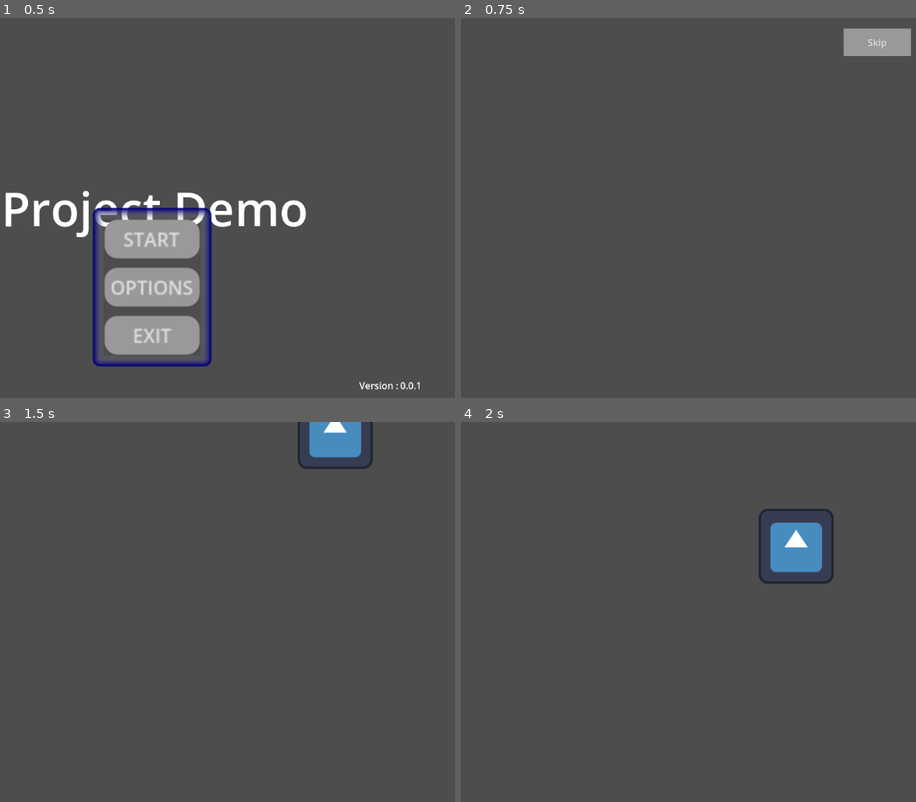
Above: before the commit, frames 1-4 (two rows, left to right).
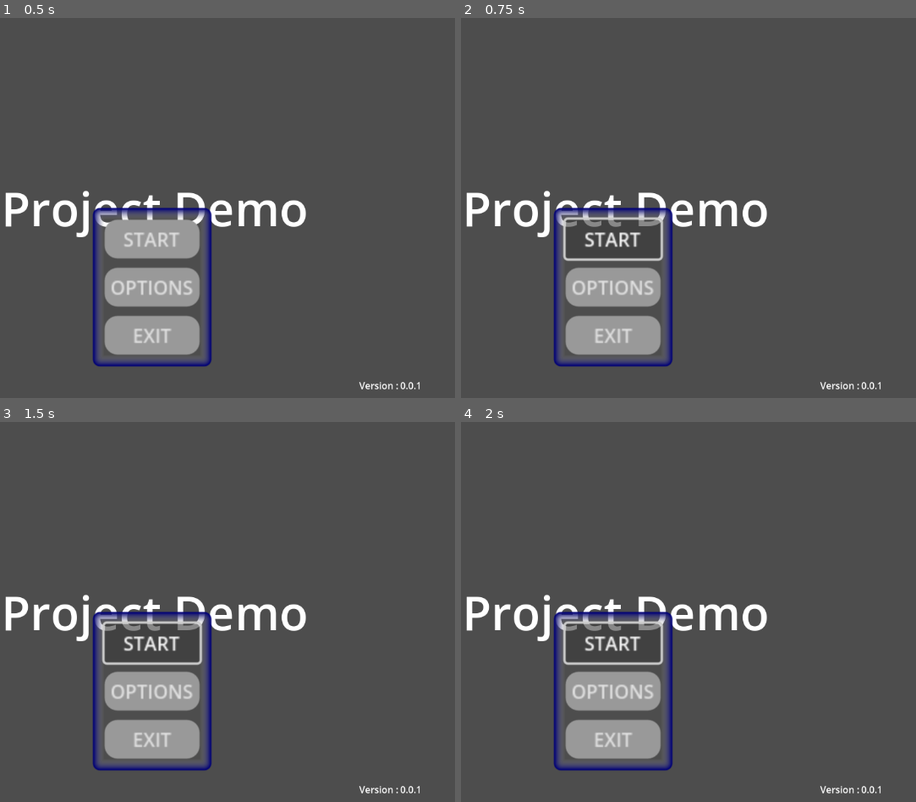
Above: after the commit, the same moments.

Repository: nakamura85/ProjectDemo_V0.0.1
Game: Godot game, scene res://Scenes/mainMenu.tscn
The game is run twice, just before and just after one commit, with the same random seed, the same clock (stepped at 60 frames per second) and the same inputs. Before the commit the project starts from res://mainMenu.tscn. The engine's default icon, where the game draws it, is replaced by a stand-in: a white triangle on a blue panel in a dark square.
Inputs:
- Up to frame 1 (0.5 s): no input
- Up to frame 2 (0.75 s): click "START" at 0.5 s
- Up to frame 3 (1.5 s): click "Skip" (after the commit: "START") at 1.25 s
- Up to frame 4 (2 s): no input

Frame 1 is identical in both runs. In frame 2, 10% of the frame differs, in the area x 1-99%, y 2-98%; in frame 3, 11%; in frame 4, 11%, in the area x 1-93%, y 22-98%.

Commit message:
Patch 0.0.2N

Diff:
--- a/projectx_v0.0.1/Scene1.tscn
+++ b/projectx_v0.0.1/Scenes/Scenses_1.tscn
@@ -1,8 +1,8 @@
 [gd_scene load_steps=6 format=3 uid="uid://cphx45mtg6qrj"]
 
-[ext_resource type="Script" uid="uid://d0nogrc4st0k1" path="res://scene.gd" id="1_wpdt7"]
-[ext_resource type="Texture2D" uid="uid://b7jtj8jm8pbs8" path="res://Resources/1920x1080-bright-green-solid-color-background.jpg" id="2_x3g6e"]
-[ext_resource type="PackedScene" uid="uid://c64h2v22qn6y0" path="res://player.tscn" id="3_30lbi"]
+[ext_resource type="Script" uid="uid://d0nogrc4st0k1" path="res://Script/scene.gd" id="1_88sdf"]
+[ext_resource type="Texture2D" uid="uid://b7jtj8jm8pbs8" path="res://Resources/1920x1080-bright-green-solid-color-background.jpg" id="2_pyta8"]
+[ext_resource type="PackedScene" uid="uid://c64h2v22qn6y0" path="res://Scenes/player.tscn" id="3_xawni"]
 
 [sub_resource type="RectangleShape2D" id="RectangleShape2D_x3g6e"]
 size = Vector2(1222.5, 84)
@@ -11,20 +11,20 @@
 bounce = 0.2
 
 [node name="Scene1" type="Node2D"]
-script = ExtResource("1_wpdt7")
+script = ExtResource("1_88sdf")
 
 [node name="StaticBody2D" type="StaticBody2D" parent="."]
 
 [node name="Sprite2D" type="Sprite2D" parent="StaticBody2D"]
 position = Vector2(574, 633.99994)
 scale = Vector2(0.62083334, 0.08333343)
-texture = ExtResource("2_x3g6e")
+texture = ExtResource("2_pyta8")
 
 [node name="CollisionShape2D" type="CollisionShape2D" parent="StaticBody2D"]
 position = Vector2(569, 632)
 shape = SubResource("RectangleShape2D_x3g6e")
 
-[node name="Player" parent="." instance=ExtResource("3_30lbi")]
+[node name="Player" parent="." instance=ExtResource("3_xawni")]
 position = Vector2(939, 4)
 mass = 0.2
 physics_material_override = SubResource("PhysicsMaterial_30lbi")
--- a/projectx_v0.0.1/mainMenu.tscn
+++ b/projectx_v0.0.1/Scenes/mainMenu.tscn
@@ -1,7 +1,7 @@
 [gd_scene load_steps=9 format=3 uid="uid://eeu43ccekkpj"]
 
-[ext_resource type="Script" uid="uid://bp5aect66ixeq" path="res://main_menu.gd" id="1_wut1r"]
-[ext_resource type="Script" uid="uid://b5eehmttls5oj" path="res://startBtn.gd" id="2_83s16"]
+[ext_resource type="Script" uid="uid://bp5aect66ixeq" path="res://Script/main_menu.gd" id="1_dva2s"]
+[ext_resource type="Script" uid="uid://b5eehmttls5oj" path="res://Script/startBtn.gd" id="2_401c2"]
 
 [sub_resource type="StyleBoxFlat" id="StyleBoxFlat_83s16"]
 bg_color = Color(0.6, 0.6, 0.6, 0)
@@ -61,7 +61,7 @@
 anchor_bottom = 1.0
 grow_horizontal = 2
 grow_vertical = 2
-script = ExtResource("1_wut1r")
+script = ExtResource("1_dva2s")
 
 [node name="Tittle" type="Label" parent="."]
 layout_mode = 1
@@ -127,7 +127,7 @@
 theme_override_styles/normal = SubResource("StyleBoxFlat_wc2lj")
 theme_override_styles/normal_mirrored = SubResource("StyleBoxFlat_c3jr6")
 text = "START"
-script = ExtResource("2_83s16")
+script = ExtResource("2_401c2")
 
 [node name="Button2" type="Button" parent="PanelContainer/VBoxContainer"]
 layout_mode = 2
--- a/projectx_v0.0.1/tutorialMenu.tscn
+++ b/projectx_v0.0.1/Scenes/tutorialMenu.tscn
@@ -1,6 +1,6 @@
 [gd_scene load_steps=4 format=3 uid="uid://deqyjfaxwvrmh"]
 
-[ext_resource type="Script" uid="uid://bsabs0i8cbg5b" path="res://skipBtn.gd" id="1_x2p0b"]
+[ext_resource type="Script" uid="uid://bsabs0i8cbg5b" path="res://Script/skipBtn.gd" id="1_t5w5f"]
 
 [sub_resource type="StyleBoxFlat" id="StyleBoxFlat_x6vxi"]
 bg_color = Color(0.6, 0.6, 0.6, 0)
@@ -36,6 +36,6 @@
 grow_horizontal = 0
 theme_override_styles/normal = SubResource("StyleBoxFlat_x2p0b")
 text = "Skip"
-script = ExtResource("1_x2p0b")
+script = ExtResource("1_t5w5f")
 
 [connection signal="pressed" from="Button" to="Button" method="_on_pressed"]
--- /dev/null
+++ b/projectx_v0.0.1/Script/skipBtn.gd
@@ -0,0 +1,5 @@
+extends Button
+
+
+func _on_pressed() -> void:
+	get_tree().change_scene_to_file("res://Scenes/Scenses_1.tscn")
--- /dev/null
+++ b/projectx_v0.0.1/Script/startBtn.gd
@@ -0,0 +1,6 @@
+extends Button
+
+
+
+func _on_pressed() -> void:
+	get_tree().change_scene_to_file("res://Scene/tutorialMenu.tscn")
--- a/projectx_v0.0.1/skipBtn.gd
+++ /dev/null
@@ -1,5 +0,0 @@
-extends Button
-
-
-func _on_pressed() -> void:
-	get_tree().change_scene_to_file("res://Scene1.tscn")
--- a/projectx_v0.0.1/startBtn.gd
+++ /dev/null
@@ -1,6 +0,0 @@
-extends Button
-
-
-
-func _on_pressed() -> void:
-	get_tree().change_scene_to_file("res://tutorialMenu.tscn")
Renamed: projectx_v0.0.1/player.tscn -> projectx_v0.0.1/Scenes/player.tscn
Renamed: projectx_v0.0.1/main_menu.gd -> projectx_v0.0.1/Script/main_menu.gd
Renamed: projectx_v0.0.1/main_menu.gd.uid -> projectx_v0.0.1/Script/main_menu.gd.uid
Renamed: projectx_v0.0.1/scene.gd -> projectx_v0.0.1/Script/scene.gd
Renamed: projectx_v0.0.1/scene.gd.uid -> projectx_v0.0.1/Script/scene.gd.uid
Renamed: projectx_v0.0.1/skipBtn.gd.uid -> projectx_v0.0.1/Script/skipBtn.gd.uid
Renamed: projectx_v0.0.1/startBtn.gd.uid -> projectx_v0.0.1/Script/startBtn.gd.uid
